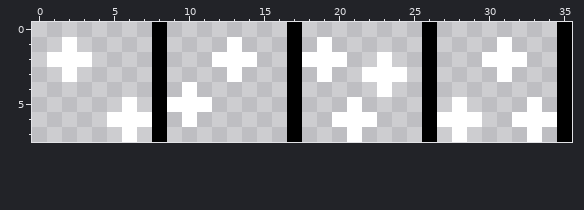
Two states of a pixel-art sprite, img/sparkle.png. This is how it looked before the edit.
The file is 36x8 pixels.
After:
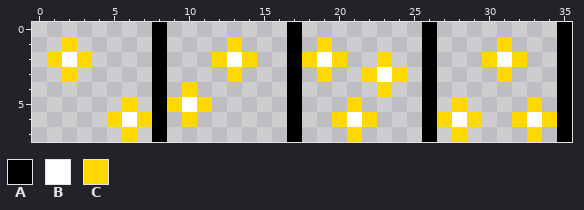
Palette (. is transparent): A #000000  B #ffffff  C #ffd800
Changes in this commit:
Colour B becomes colour C in row 1 at x 2, 13, 19 and 31; in row 2 at x 1, 3, 12, 14, 18, 20, 23, 30 and 32; in row 3 at x 2, 13, 19, 22, 24 and 31; in row 4 at x 10 and 23; in row 5 at x 6, 9, 11, 21, 28 and 33; in row 6 at x 5, 7, 10, 20, 22, 27, 29, 32 and 34.
Colour B becomes colour C in row 7 at x 6, 21, 28 and 33.
Where, in picture pixels (left, top, right, bottom), the same in both pictures:
changed: (47, 37, 257, 142)
changed: (302, 37, 557, 142)
